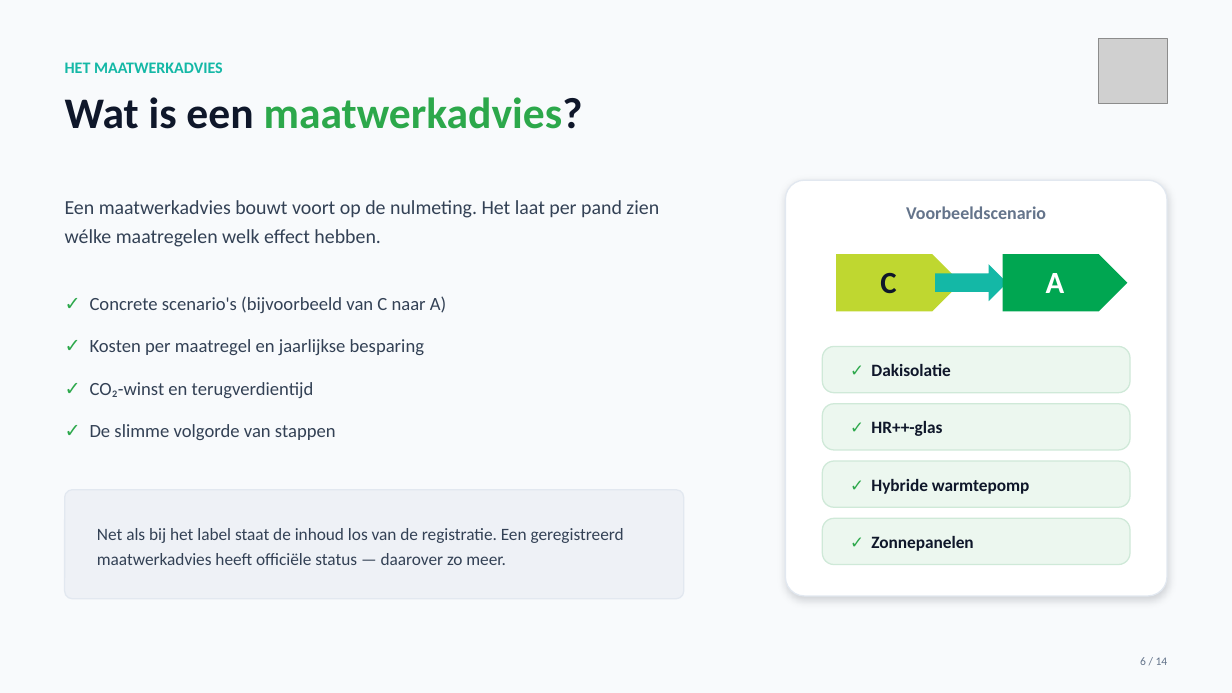
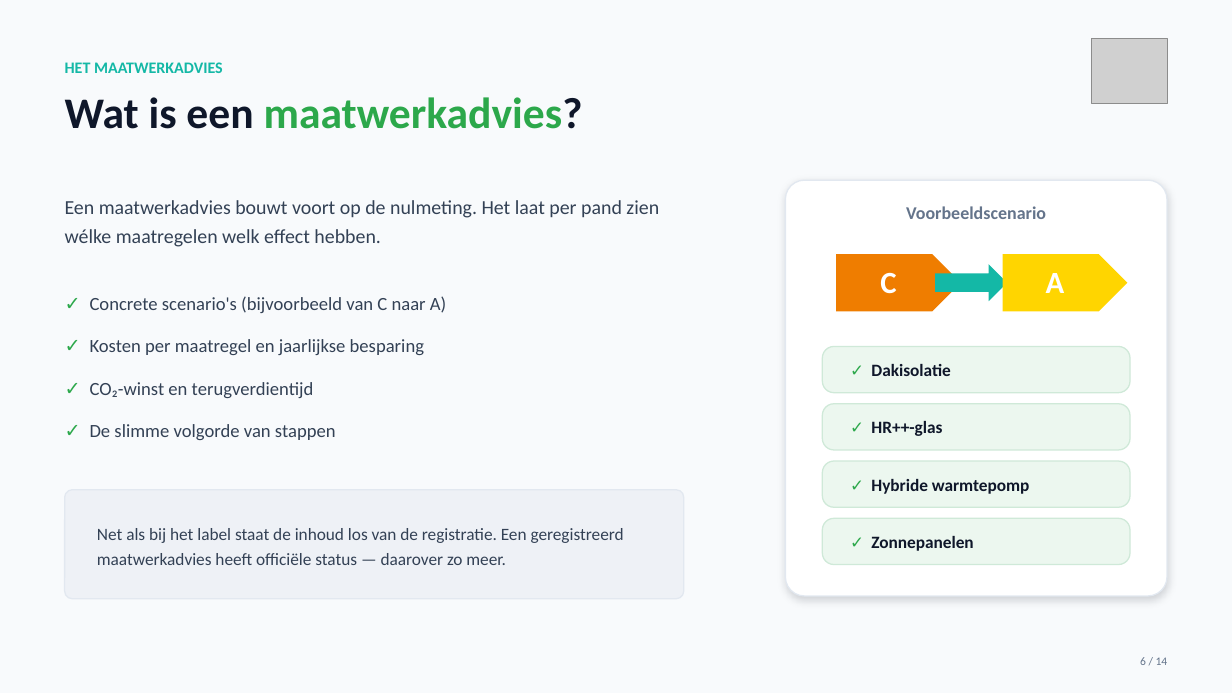
Before and after one commit to Energiebehoud/presentatie-makelaars, a slide deck: slide 6 of presentatie-makelaars.pptx. Drawn at 1232x693 pixels with LibreOffice and Linux fonts; fonts in the diff are those of the drawing; grey boxes stand for pictures. Boxes give left, top, right and bottom in pixels: in the first picture for what was removed or moved away, otherwise in the second. Text is boxed around its words. In the diff, an @@ line names an element or a change of style, - is before the commit and + after.

```diff
--- a/presentatie-makelaars.pptx
+++ b/presentatie-makelaars.pptx
@@ picture: place and size @@
-picture at [1099,39,1168,104]
+picture at [1092,39,1167,104]
@@ text "C" at [880,272,896,294]: text colour #0F172A to #FFFFFF @@
@@ pentagon arrow at [836,254,961,311]: fill #BFD730 to #EF7D00 @@
@@ pentagon arrow at [1003,254,1128,311]: fill #00A651 to #FFD500 @@
```
Also in this commit, not shown: 13 other slides changed, 2 other files.
